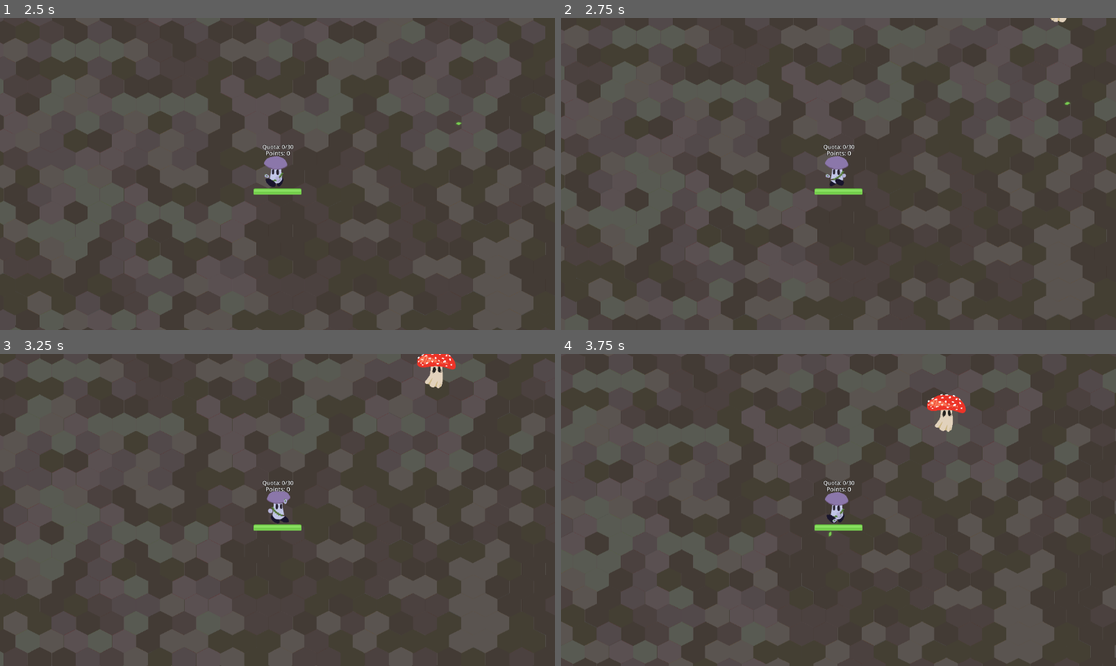
Above: before the commit, frames 1-4 (two rows, left to right).
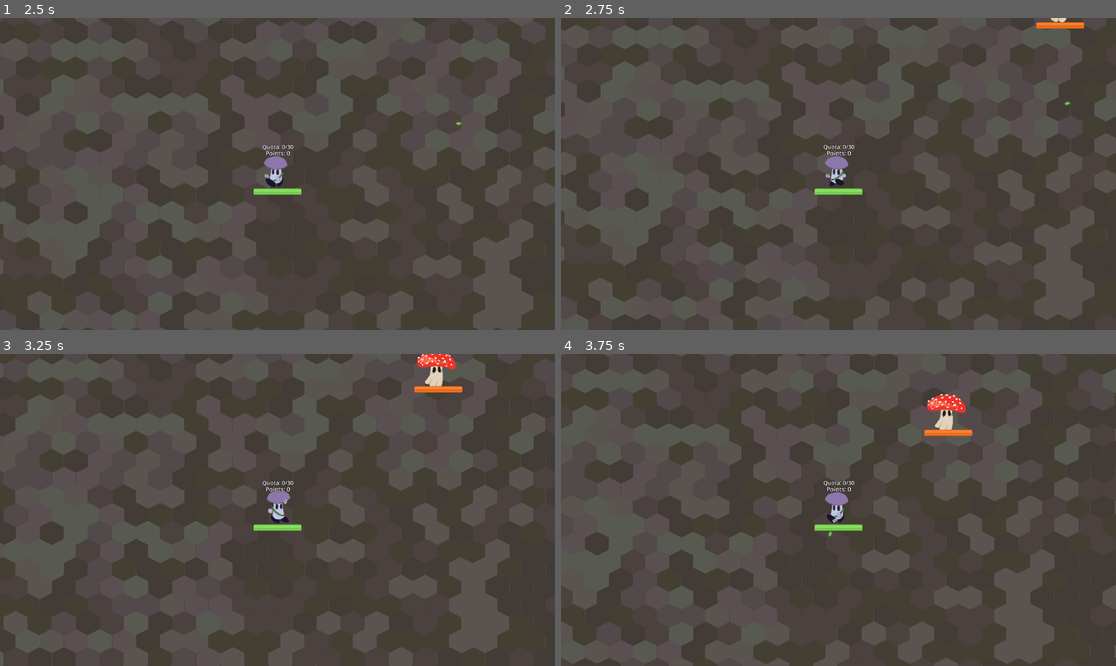
Above: after the commit, the same moments.

Repository: VideoJams/PixelGameJam2025
Game: Godot game, scene res://Scenes/title_screen.tscn
Same seed, same stepped clock (60 frames per second), same inputs: the game is played once before the commit and once after it.
Inputs (mouse positions are in pixels of both pictures, inside the frame that each line leads up to):
- Up to frame 1 (2.5 s): click (238, 236) at 0.5 s; move the mouse to (399, 158) at 1.27 s; hold D (right) 1.28-2.03 s; click (399, 158) at 1.42 s; move the mouse to (166, 189) at 2.02 s; hold S (down) from 2.03 s (still down)
- Up to frame 2 (2.75 s): keep holding S (down)
- Up to frame 3 (3.25 s): move the mouse to (333, 441) at 2.77 s; release S (down) at 2.78 s; hold D (right) from 2.78 s (still down)
- Up to frame 4 (3.75 s): move the mouse to (810, 572) at 3.52 s; release D (right) at 3.53 s; hold W (up) from 3.53 s (still down); click (810, 572) at 3.67 s

Frame 1 is identical in both runs. In frame 2, 0.2% of the frame differs, in the area x 85-95%, y 1-4%; in frame 3, 0.2%, in the area x 74-84%, y 10-13%; in frame 4, 0.2%.

Commit message:
Scale up enemy difficulty, plus other balance changes and bugfixes

Diff:
--- a/Scenes/floater.tscn
+++ b/Scenes/floater.tscn
@@ -1,6 +1,6 @@
 [gd_scene load_steps=22 format=3 uid="uid://wt4yof7mqoyk"]
 
-[ext_resource type="PackedScene" uid="uid://er64geh448yl" path="res://scenes/enemy.tscn" id="1_7658v"]
+[ext_resource type="PackedScene" uid="uid://er64geh448yl" path="res://Scenes/enemy.tscn" id="1_7658v"]
 [ext_resource type="Script" uid="uid://dld2tlivxdduc" path="res://Scripts/floater.gd" id="2_qt4hv"]
 [ext_resource type="Texture2D" uid="uid://43r13oyv6jse" path="res://Assets/Enemies/Floater/FloatyDeath1.png" id="3_beytw"]
 [ext_resource type="Texture2D" uid="uid://cd8qydee2tj6k" path="res://Assets/Enemies/Floater/FloatyCharge1.png" id="3_kkf7u"]
--- a/Scenes/mushie.tscn
+++ b/Scenes/mushie.tscn
@@ -209,6 +209,8 @@
 
 [node name="GameOver" type="Control" parent="Control"]
 visible = false
+z_index = 100
+z_as_relative = false
 layout_mode = 3
 anchors_preset = 0
 offset_right = 40.0
--- a/Scripts/enemy.gd
+++ b/Scripts/enemy.gd
@@ -29,6 +29,13 @@
 	#initialize enemy specific values
 	$AttackTimer.wait_time = attack_cooldown
 	$Control/HealthBar.max_value = hit_points
+
+func scale_difficulty(rounds: int):
+	attack_damage += rounds
+	hit_points += rounds*2
+	move_speed += rounds*3
+	$Control/HealthBar.max_value = hit_points
+	$Control/HealthBar.value = hit_points
 
 func _physics_process(delta: float) -> void:
 	match state:
@@ -109,7 +116,6 @@
 	audio_player.pitch_scale = randf_range(0.8, 1.2)
 	audio_player.play()
 
-
 func _on_animated_sprite_2d_frame_changed() -> void:
 	if ($AnimatedSprite2D.animation == "attack" && $AnimatedSprite2D.frame == attack_releases_on_frame):
 		play_sound(sound_attack_launch)
--- a/Scripts/floater.gd
+++ b/Scripts/floater.gd
@@ -1,4 +1,12 @@
 class_name Floater extends Enemy
+
+func scale_difficulty(rounds: int):
+	attack_damage += rounds
+	hit_points += rounds*2
+	move_speed += rounds*3
+	attack_cooldown = max(0.5, attack_cooldown-rounds*0.1)
+	$Control/HealthBar.max_value = hit_points
+	$Control/HealthBar.value = hit_points
 
 func attack():
 	var pellet_instance = pellet_scene.instantiate()
--- a/Scripts/shooter.gd
+++ b/Scripts/shooter.gd
@@ -1,4 +1,12 @@
 extends Enemy
+
+func scale_difficulty(rounds: int):
+	attack_damage += rounds
+	hit_points += rounds*2
+	move_speed += rounds*3
+	attack_cooldown = max(0.5, attack_cooldown-rounds*0.1)
+	$Control/HealthBar.max_value = hit_points
+	$Control/HealthBar.value = hit_points
 
 func attack() -> void:
 	# Number of pellets
--- a/Scripts/snake.gd
+++ b/Scripts/snake.gd
@@ -1,4 +1,12 @@
 extends Enemy
+
+func scale_difficulty(rounds: int):
+	attack_damage += rounds
+	hit_points += rounds*2
+	move_speed += rounds*3
+	attack_cooldown = max(0.5, attack_cooldown-rounds*0.1)
+	$Control/HealthBar.max_value = hit_points
+	$Control/HealthBar.value = hit_points
 
 func attack():
 	var pellet_instance = pellet_scene.instantiate()
--- a/Scripts/world.gd
+++ b/Scripts/world.gd
@@ -3,6 +3,7 @@
 @onready var tilemap: TileMapLayer = $TileMapLayer
 
 var mushie
+var rounds = 0
 
 const Mushie = preload("res://Scenes/mushie.tscn")
 const Shooter = preload("res://Scenes/shooter.tscn")
@@ -41,6 +42,7 @@
 	mushie.mushie_dead.connect(freeze_enemies)
 
 func quota_reached():
+	rounds+=1
 	freeze_enemies()
 	$EnemySpawnTimer.wait_time = max(0.5, $EnemySpawnTimer.wait_time - 0.1)
 
@@ -183,6 +185,9 @@
 	else:
 		new_enemy.enemy_dead.connect(enemy_death_growth)
 
+	# Scale difficulty
+	new_enemy.scale_difficulty(rounds)
+
 	# Generate a location
 	var player_position = mushie.global_position
 	var angle = randf_range(0, TAU) # TAU = 2π
--- a/scenes/clumper_medium.tscn
+++ b/scenes/clumper_medium.tscn
@@ -74,7 +74,7 @@
 rotation = 1.5708
 shape = SubResource("CapsuleShape2D_5xee8")
 
-[node name="HealthBar" parent="Control" index="0"]
+[node name="HealthBar" parent="Control" index="0" groups=["enemy"]]
 offset_left = -100.0
 offset_top = 58.0
 offset_right = 100.0
--- a/scenes/clumper_small.tscn
+++ b/scenes/clumper_small.tscn
@@ -67,6 +67,7 @@
 
 [node name="ClumperSmall" instance=ExtResource("1_prrsd")]
 position = Vector2(-1, 0)
+collision_mask = 4
 hit_points = 10.0
 move_speed = 250.0
 growth_on_death = 2
--- a/scenes/projectile_generic.tscn
+++ b/scenes/projectile_generic.tscn
@@ -60,7 +60,6 @@
 
 [node name="Sprite2D" type="AnimatedSprite2D" parent="."]
 sprite_frames = SubResource("SpriteFrames_rsnhb")
-animation = &"floater"
 
 [node name="CollisionShape2D" type="CollisionShape2D" parent="."]
 shape = SubResource("CapsuleShape2D_ehlla")
--- a/scenes/shooter.tscn
+++ b/scenes/shooter.tscn
@@ -125,6 +125,7 @@
 height = 188.0
 
 [node name="Shooter" instance=ExtResource("1_mger4")]
+collision_mask = 4
 script = ExtResource("2_ok5ye")
 hit_points = 50.0
 attack_damage = 10.0
--- a/scenes/snake.tscn
+++ b/scenes/snake.tscn
@@ -28,7 +28,7 @@
 "duration": 1.0,
 "texture": ExtResource("8_jo4bi")
 }, {
-"duration": 1.0,
+"duration": 2.0,
 "texture": ExtResource("9_b4a37")
 }, {
 "duration": 1.0,
@@ -83,6 +83,7 @@
 height = 223.446
 
 [node name="Snake" instance=ExtResource("1_l4b1q")]
+collision_mask = 4
 script = ExtResource("2_uotcb")
 hit_points = 40.0
 move_speed = 150.0
@@ -90,7 +91,7 @@
 growth_on_death = 2
 attack_range = 550.0
 attack_cooldown = 4.0
-attack_releases_on_frame = 2
+attack_releases_on_frame = 3
 sound_attack_startup = ExtResource("3_fwnpn")
 sound_attack_launch = ExtResource("4_xfue1")
 sound_hurt = ExtResource("5_kc3sr")
@@ -100,6 +101,8 @@
 sprite_frames = SubResource("SpriteFrames_f07f3")
 animation = &"attack"
 autoplay = "move"
+frame = 3
+frame_progress = 1.0
 
 [node name="CollisionShape2D" parent="." index="1"]
 position = Vector2(-1, 5)
Binary file changed: Assets/Enemies/Snake/SnakeArrack2.png
Binary file changed: Assets/Enemies/Snake/SnakeArrack3.png
Binary file changed: Assets/Enemies/Snake/SnakeArrack4.png
Not shown, added: export/index.apple-touch-icon.png.import
Not shown, added: export/index.icon.png.import
Not shown, added: export/index.png.import
Not shown, added: export/index.apple-touch-icon.png
Not shown, added: export/index.audio.position.worklet.js
Not shown, added: export/index.audio.worklet.js
Not shown, added: export/index.html
Not shown, added: export/index.icon.png
Not shown, added: export/index.js
(and 2 more such lines)
